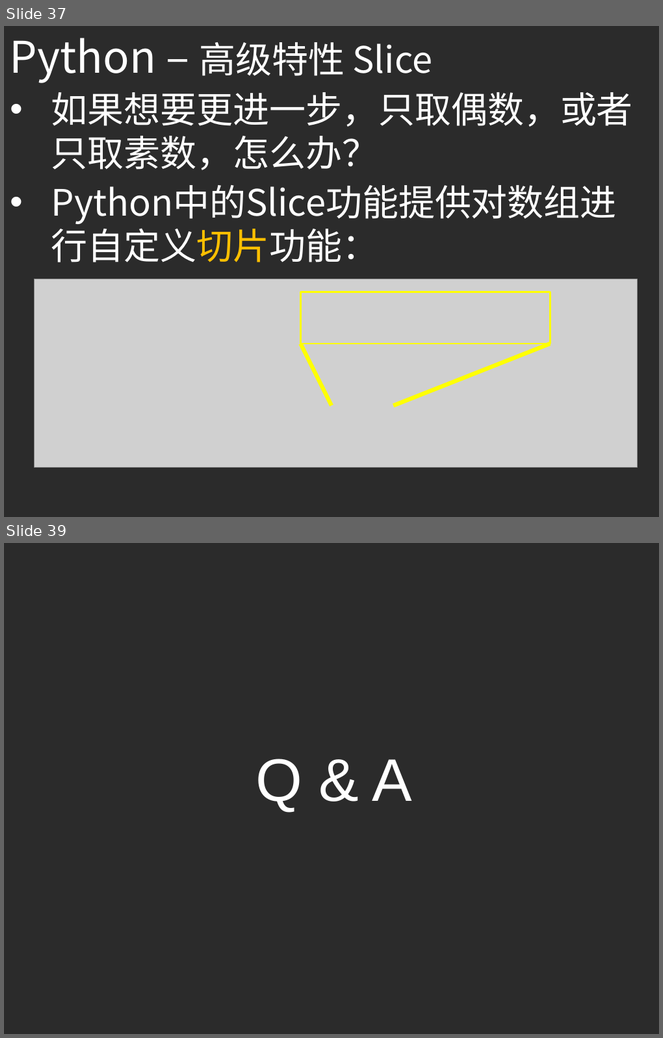
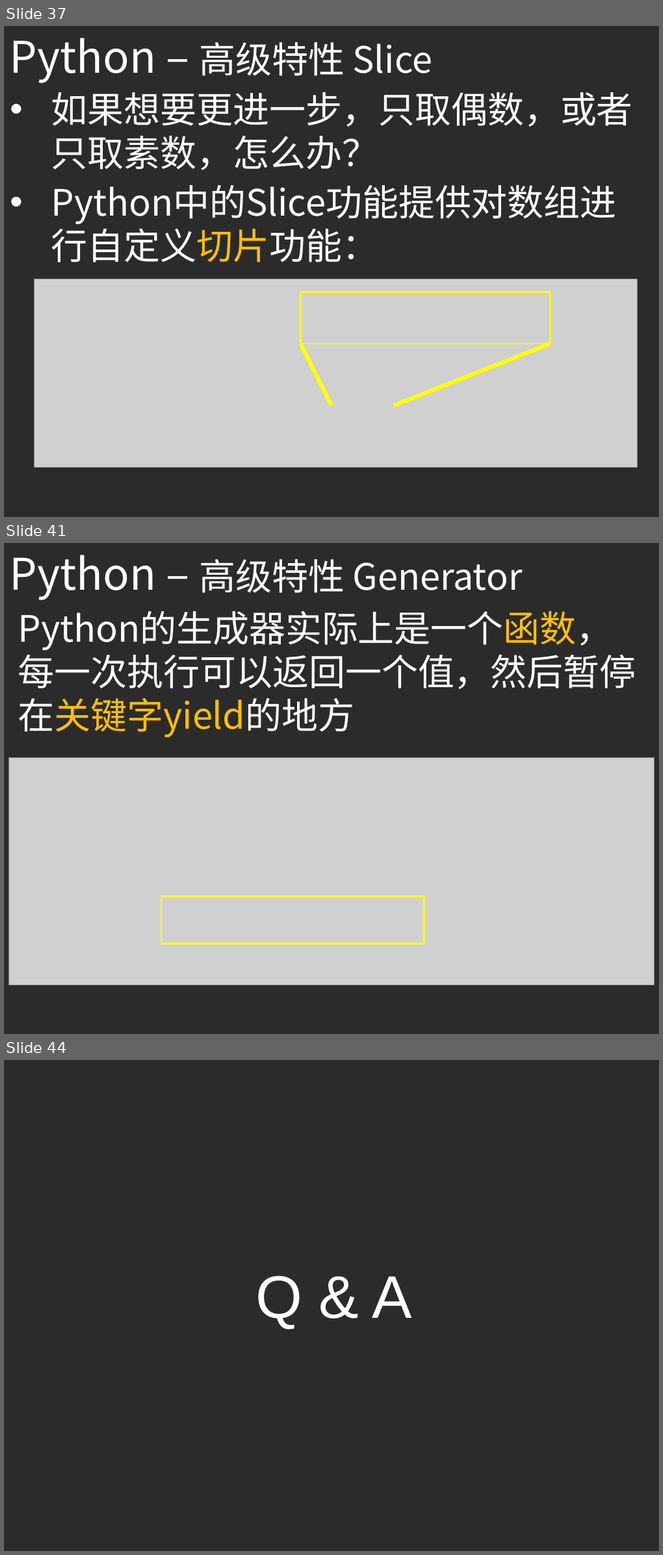
Before and after one commit to ouriris/ml-course, a slide deck: chapter.1/ppt/ML_CH1_Python_Basic.pptx. Shown one above the other, each under a label of ours: slides 37 and 39 before the commit, slides 37, 41 and 44 after it; the slides between them are not shown. The pictures are 663x1038 and 663x1555 pixels, drawn with LibreOffice and Linux fonts; fonts in the diff are those of the drawing; grey boxes stand for pictures; background and template pictures are left out; a plain dark background stands for a picture behind light text. Boxes give left, top, right and bottom in pixels: in the first picture for what was removed or moved away, otherwise in the second. Text is boxed around its words. In the diff, an @@ line names an element or a change of style, - is before the commit and + after.

```diff
--- a/chapter.1/ppt/ML_CH1_Python_Basic.pptx
+++ b/chapter.1/ppt/ML_CH1_Python_Basic.pptx
@@ slide 41 added at (4, 543, 659, 1034), background picture (left out) @@
@@ text added at (10, 555, 523, 600), 40 pt, text #FFFFFF @@
+Python – 高级特性 Generator
@@ text added at (18, 611, 636, 737), 40 pt, text #FFFFFF @@
+Python的生成器实际上是一个函数，每一次执行可以返回一个值，然后暂停在关键字yield的地方
@@ picture added at (9, 758, 655, 985) @@
@@ rectangle added at (161, 897, 425, 943), outline #FFFF00 2 pt @@
@@ what was slide 39 is now slide 44 @@
```
Also in this commit, not shown: 1 slide changed, 4 other slides added.
